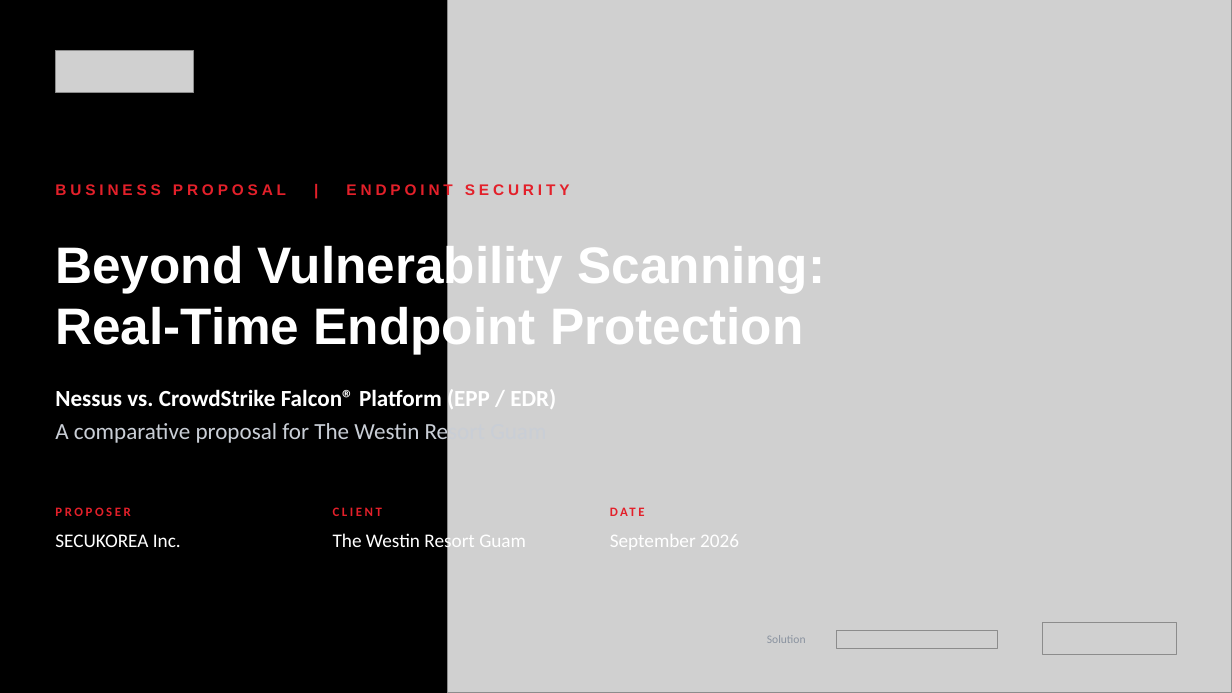
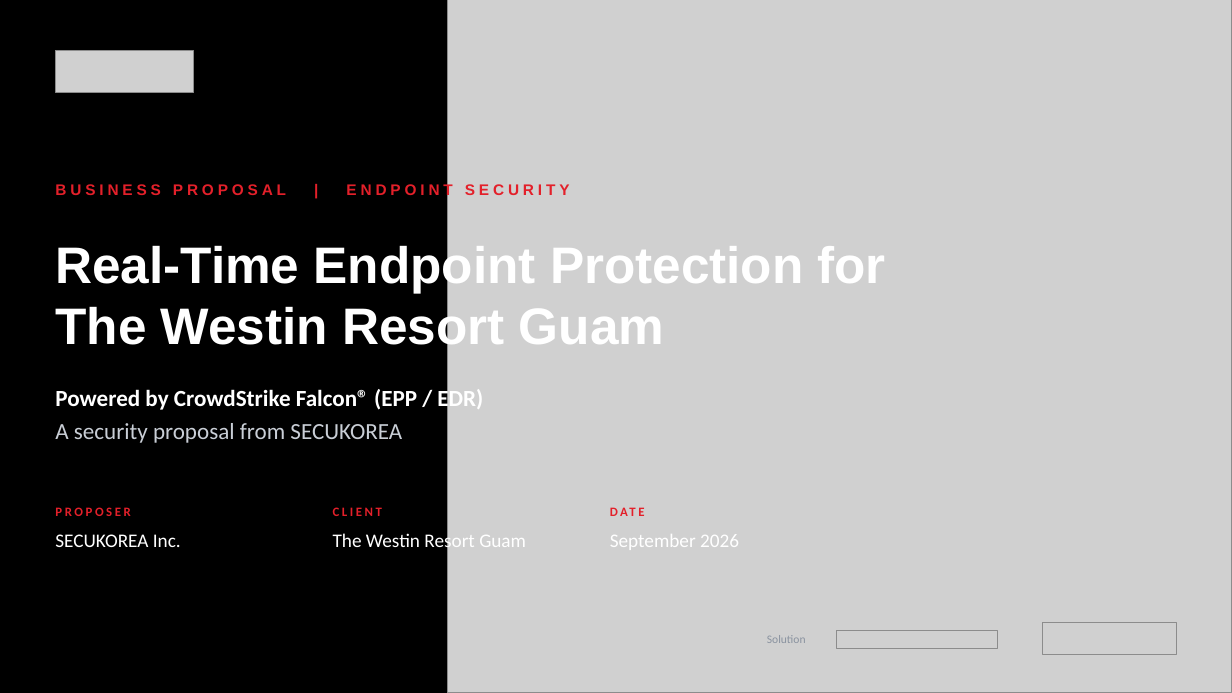
Before and after one commit to BigLee-Creator/Recommendations, a slide deck: slide 1 of ENG._CrowdStrike_Falcon_Proposal_for_Westin_Resort_Guam_SECUKOREA.pptx. Drawn at 1232x693 pixels with LibreOffice and Linux fonts; fonts in the diff are those of the drawing; grey boxes stand for pictures. Boxes give left, top, right and bottom in pixels: in the first picture for what was removed or moved away, otherwise in the second. Text is boxed around its words. In the diff, an @@ line names an element or a change of style, - is before the commit and + after.

```diff
--- a/ENG._CrowdStrike_Falcon_Proposal_for_Westin_Resort_Guam_SECUKOREA.pptx
+++ b/ENG._CrowdStrike_Falcon_Proposal_for_Westin_Resort_Guam_SECUKOREA.pptx
@@ text at bbox=[55, 242, 886, 354]: text changed @@
-Beyond Vulnerability Scanning: Real-Time Endpoint Protection
+Real-Time Endpoint Protection for The Westin Resort Guam
@@ text at bbox=[55, 387, 483, 443]: text changed @@
-Nessus vs. CrowdStrike Falcon® Platform (EPP / EDR)
-A comparative proposal for The Westin Resort Guam
+Powered by CrowdStrike Falcon® (EPP / EDR)
+A security proposal from SECUKOREA
```
Also in this commit, not shown: 6 other slides changed, 7 slides removed.
